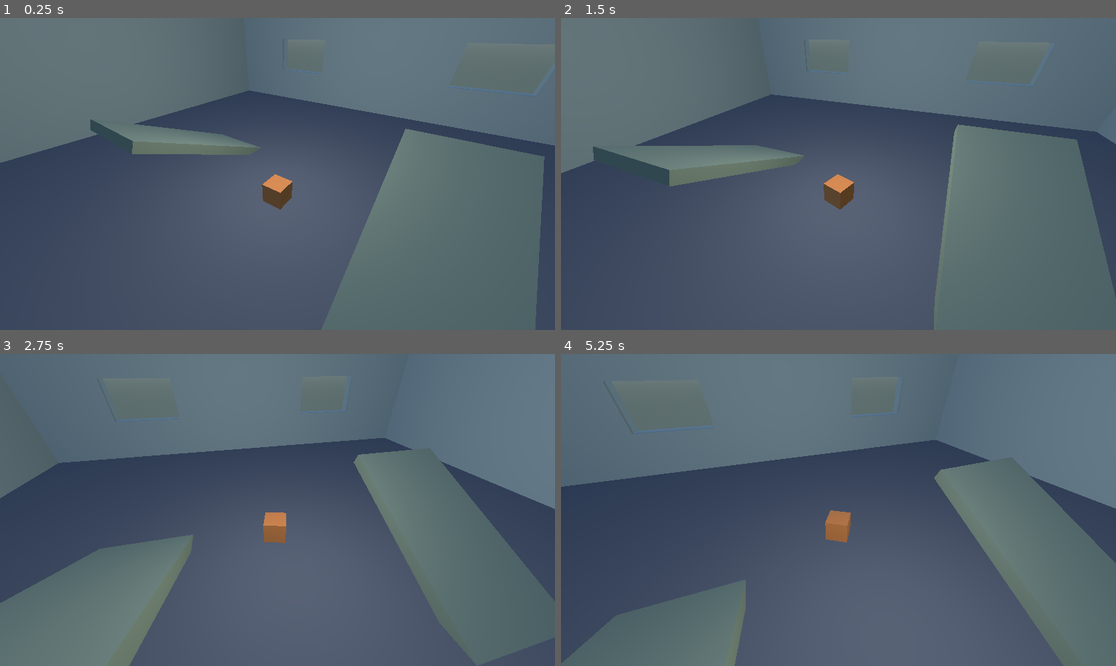
Above: before the commit, frames 1-4 (two rows, left to right).
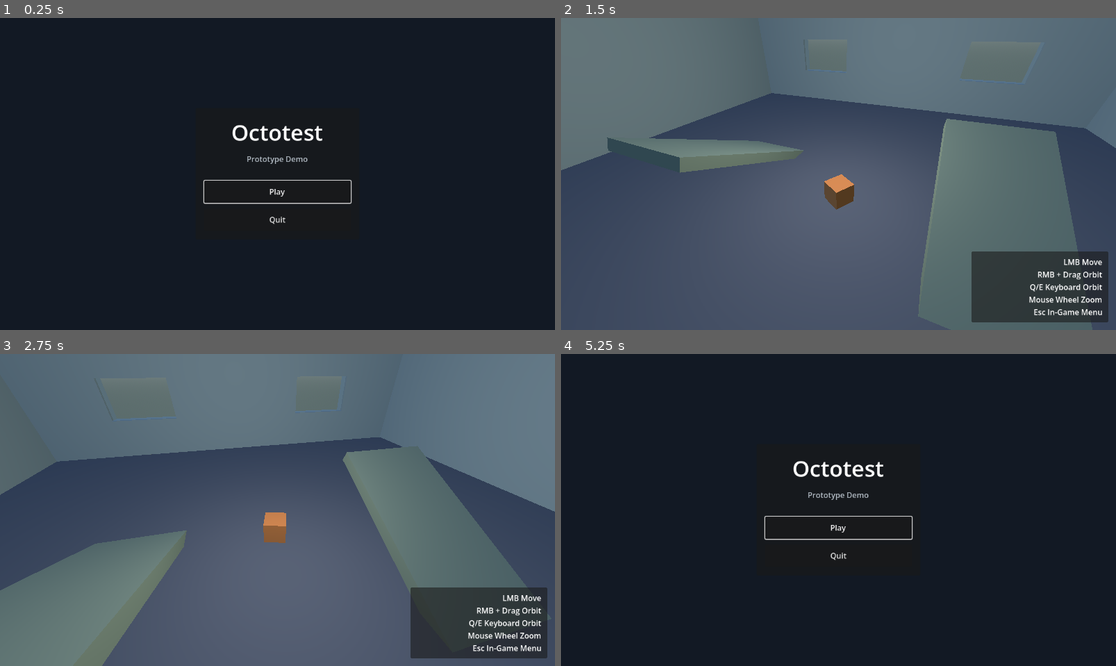
Above: after the commit, the same moments.

Repository: IzalithSky/octotest
Game: Godot game, scene res://scenes/main_menu.tscn
Same seed, same stepped clock (60 frames per second), same inputs: the game is played once before the commit and once after it. Before the commit the project starts from res://scenes/main.tscn.
Inputs (mouse positions are in pixels of both pictures, inside the frame that each line leads up to):
- Up to frame 1 (0.25 s): no input
- Up to frame 2 (1.5 s): click (838, 192) at 0.5 s, where only the run after the commit has a clickable "Play"; tap Enter at 1.25 s; move the mouse to (960, 158) at 1.27 s; hold E from 1.28 s (still down); click (960, 158) at 1.42 s
- Up to frame 3 (2.75 s): move the mouse to (166, 525) at 2.02 s; release E at 2.03 s; tap Q at 2.1 s; click (166, 525) at 2.17 s; tap E at 2.3 s
- Up to frame 4 (5.25 s): move the mouse to (894, 441) at 2.77 s; hold E 2.78-3.53 s; click (894, 441) at 2.92 s; move the mouse to (810, 572) at 3.52 s; tap E at 3.6, 4.55 s; click (810, 572) at 3.67 s; move the mouse to (1005, 556) at 4.27 s; hold Q 4.28-5 s; click (1005, 556) at 4.42 s; tap Escape at 4.9 s; click (838, 503) at 5 s, where only the run after the commit has a clickable "Main Menu"

The runs differ from the first frame. In frame 1, 100% of the frame differs, in the area x 0-100%, y 0-100%; in frame 2, 11%; in frame 3, 10%; in frame 4, 100%.

Commit message:
feat: add startup and in-game UI menus

Diff:
--- a/project.godot
+++ b/project.godot
@@ -11,7 +11,7 @@
 [application]
 
 config/name="octotest"
-run/main_scene="res://scenes/main.tscn"
+run/main_scene="res://scenes/main_menu.tscn"
 config/features=PackedStringArray("4.6", "GL Compatibility")
 config/icon="res://icon.png"
 
--- a/scenes/main.tscn
+++ b/scenes/main.tscn
@@ -416,3 +416,98 @@
 light_color = Color(1, 0.97, 0.92, 1)
 light_energy = 4.0
 omni_range = 42.0
+
+[node name="UI" type="CanvasLayer" parent="."]
+
+[node name="HUD" type="Control" parent="UI"]
+layout_mode = 3
+anchors_preset = 15
+anchor_right = 1.0
+anchor_bottom = 1.0
+grow_horizontal = 2
+grow_vertical = 2
+mouse_filter = 2
+
+[node name="HintPanel" type="PanelContainer" parent="UI/HUD"]
+layout_mode = 1
+anchors_preset = 12
+anchor_left = 1.0
+anchor_top = 1.0
+anchor_right = 1.0
+anchor_bottom = 1.0
+offset_left = -300.0
+offset_top = -122.0
+offset_right = -16.0
+offset_bottom = -16.0
+mouse_filter = 2
+
+[node name="HintMargin" type="MarginContainer" parent="UI/HUD/HintPanel"]
+layout_mode = 2
+theme_override_constants/margin_left = 12
+theme_override_constants/margin_top = 10
+theme_override_constants/margin_right = 12
+theme_override_constants/margin_bottom = 10
+mouse_filter = 2
+
+[node name="HintLabel" type="Label" parent="UI/HUD/HintPanel/HintMargin"]
+layout_mode = 2
+text = "LMB Move\nRMB + Drag Orbit\nQ/E Keyboard Orbit\nMouse Wheel Zoom\nEsc In-Game Menu"
+horizontal_alignment = 2
+vertical_alignment = 1
+mouse_filter = 2
+
+[node name="InGameMenu" type="Control" parent="UI"]
+visible = false
+layout_mode = 3
+anchors_preset = 15
+anchor_right = 1.0
+anchor_bottom = 1.0
+grow_horizontal = 2
+grow_vertical = 2
+
+[node name="MenuShade" type="ColorRect" parent="UI/InGameMenu"]
+layout_mode = 1
+anchors_preset = 15
+anchor_right = 1.0
+anchor_bottom = 1.0
+grow_horizontal = 2
+grow_vertical = 2
+color = Color(0, 0, 0, 0.44)
+
+[node name="MenuCenter" type="CenterContainer" parent="UI/InGameMenu"]
+layout_mode = 1
+anchors_preset = 15
+anchor_right = 1.0
+anchor_bottom = 1.0
+grow_horizontal = 2
+grow_vertical = 2
+
+[node name="MenuPanel" type="PanelContainer" parent="UI/InGameMenu/MenuCenter"]
+custom_minimum_size = Vector2(260, 0)
+layout_mode = 2
+
+[node name="MenuMargin" type="MarginContainer" parent="UI/InGameMenu/MenuCenter/MenuPanel"]
+layout_mode = 2
+theme_override_constants/margin_left = 14
+theme_override_constants/margin_top = 14
+theme_override_constants/margin_right = 14
+theme_override_constants/margin_bottom = 14
+
+[node name="MenuButtons" type="VBoxContainer" parent="UI/InGameMenu/MenuCenter/MenuPanel/MenuMargin"]
+layout_mode = 2
+theme_override_constants/separation = 10
+
+[node name="MenuTitle" type="Label" parent="UI/InGameMenu/MenuCenter/MenuPanel/MenuMargin/MenuButtons"]
+layout_mode = 2
+text = "In-Game Menu"
+horizontal_alignment = 1
+
+[node name="MainMenuButton" type="Button" parent="UI/InGameMenu/MenuCenter/MenuPanel/MenuMargin/MenuButtons"]
+custom_minimum_size = Vector2(0, 42)
+layout_mode = 2
+text = "Main Menu"
+
+[node name="QuitButton" type="Button" parent="UI/InGameMenu/MenuCenter/MenuPanel/MenuMargin/MenuButtons"]
+custom_minimum_size = Vector2(0, 42)
+layout_mode = 2
+text = "Quit"
--- /dev/null
+++ b/scenes/main_menu.tscn
@@ -0,0 +1,70 @@
+[gd_scene load_steps=2 format=3]
+
+[ext_resource type="Script" path="res://scripts/main_menu.gd" id="1_af74n"]
+
+[node name="MainMenu" type="Control"]
+layout_mode = 3
+anchors_preset = 15
+anchor_right = 1.0
+anchor_bottom = 1.0
+grow_horizontal = 2
+grow_vertical = 2
+script = ExtResource("1_af74n")
+
+[node name="Background" type="ColorRect" parent="."]
+layout_mode = 1
+anchors_preset = 15
+anchor_right = 1.0
+anchor_bottom = 1.0
+grow_horizontal = 2
+grow_vertical = 2
+color = Color(0.07, 0.1, 0.14, 1)
+
+[node name="CenterContainer" type="CenterContainer" parent="."]
+layout_mode = 1
+anchors_preset = 15
+anchor_right = 1.0
+anchor_bottom = 1.0
+grow_horizontal = 2
+grow_vertical = 2
+
+[node name="MenuPanel" type="PanelContainer" parent="CenterContainer"]
+custom_minimum_size = Vector2(340, 0)
+layout_mode = 2
+
+[node name="MenuMargin" type="MarginContainer" parent="CenterContainer/MenuPanel"]
+layout_mode = 2
+theme_override_constants/margin_left = 18
+theme_override_constants/margin_top = 18
+theme_override_constants/margin_right = 18
+theme_override_constants/margin_bottom = 18
+
+[node name="MenuButtons" type="VBoxContainer" parent="CenterContainer/MenuPanel/MenuMargin"]
+layout_mode = 2
+theme_override_constants/separation = 12
+
+[node name="Title" type="Label" parent="CenterContainer/MenuPanel/MenuMargin/MenuButtons"]
+layout_mode = 2
+text = "Octotest"
+horizontal_alignment = 1
+theme_override_font_sizes/font_size = 46
+
+[node name="Subtitle" type="Label" parent="CenterContainer/MenuPanel/MenuMargin/MenuButtons"]
+layout_mode = 2
+text = "Prototype Demo"
+horizontal_alignment = 1
+modulate = Color(0.85, 0.89, 0.93, 0.82)
+
+[node name="Spacer" type="Control" parent="CenterContainer/MenuPanel/MenuMargin/MenuButtons"]
+custom_minimum_size = Vector2(0, 10)
+layout_mode = 2
+
+[node name="PlayButton" type="Button" parent="CenterContainer/MenuPanel/MenuMargin/MenuButtons"]
+custom_minimum_size = Vector2(0, 46)
+layout_mode = 2
+text = "Play"
+
+[node name="QuitButton" type="Button" parent="CenterContainer/MenuPanel/MenuMargin/MenuButtons"]
+custom_minimum_size = Vector2(0, 46)
+layout_mode = 2
+text = "Quit"
--- a/scripts/main.gd
+++ b/scripts/main.gd
@@ -2,6 +2,7 @@
 
 
 const GROUND_COLLISION_MASK := 1 << 1
+const MAIN_MENU_SCENE_PATH := "res://scenes/main_menu.tscn"
 
 @export var orbit_sensitivity := 0.2
 @export var key_orbit_speed := 65.0
@@ -15,6 +16,10 @@
 @onready var camera_pitch: Node3D = $CameraPivot/CameraYaw/CameraPitch
 @onready var spring_arm: SpringArm3D = $CameraPivot/CameraYaw/CameraPitch/SpringArm3D
 @onready var camera: Camera3D = $CameraPivot/CameraYaw/CameraPitch/SpringArm3D/Camera3D
+@onready var hud_root: Control = $UI/HUD
+@onready var in_game_menu: Control = $UI/InGameMenu
+@onready var in_game_main_menu_button: Button = $UI/InGameMenu/MenuCenter/MenuPanel/MenuMargin/MenuButtons/MainMenuButton
+@onready var in_game_quit_button: Button = $UI/InGameMenu/MenuCenter/MenuPanel/MenuMargin/MenuButtons/QuitButton
 
 var _orbiting := false
 var _yaw := 35.0
@@ -24,10 +29,16 @@
 func _ready() -> void:
 	player.global_position = Vector3(0.0, 0.51, 0.0)
 	_apply_camera_angles()
+	_make_click_through(hud_root)
+	in_game_main_menu_button.pressed.connect(_on_main_menu_pressed)
+	in_game_quit_button.pressed.connect(_on_quit_pressed)
+	_set_in_game_menu_visible(false)
 
 
 func _physics_process(delta: float) -> void:
 	camera_pivot.global_position = player.global_position + Vector3(0.0, 1.0, 0.0)
+	if in_game_menu.visible:
+		return
 
 	if Input.is_key_pressed(KEY_Q):
 		_yaw += key_orbit_speed * delta
@@ -38,6 +49,14 @@
 
 
 func _unhandled_input(event: InputEvent) -> void:
+	if _is_escape_press(event):
+		_set_in_game_menu_visible(not in_game_menu.visible)
+		get_viewport().set_input_as_handled()
+		return
+
+	if in_game_menu.visible:
+		return
+
 	if event is InputEventMouseButton:
 		if event.button_index == MOUSE_BUTTON_LEFT and event.pressed:
 			var click_position: Vector3 = _raycast_to_ground(event.position)
@@ -75,3 +94,34 @@
 		return Vector3.INF
 
 	return result.position
+
+
+func _is_escape_press(event: InputEvent) -> bool:
+	if event is InputEventKey:
+		return event.pressed and not event.echo and event.keycode == KEY_ESCAPE
+	return false
+
+
+func _set_in_game_menu_visible(is_visible: bool) -> void:
+	in_game_menu.visible = is_visible
+	_orbiting = false
+	if is_visible:
+		in_game_main_menu_button.grab_focus()
+
+
+func _make_click_through(node: Node) -> void:
+	if node is Control:
+		(node as Control).mouse_filter = Control.MOUSE_FILTER_IGNORE
+
+	for child: Node in node.get_children():
+		_make_click_through(child)
+
+
+func _on_main_menu_pressed() -> void:
+	var error := get_tree().change_scene_to_file(MAIN_MENU_SCENE_PATH)
+	if error != OK:
+		push_error("Failed to load main menu scene: %s" % MAIN_MENU_SCENE_PATH)
+
+
+func _on_quit_pressed() -> void:
+	get_tree().quit()
--- /dev/null
+++ b/scripts/main_menu.gd
@@ -0,0 +1,28 @@
+extends Control
+
+
+const GAME_SCENE_PATH := "res://scenes/main.tscn"
+
+@onready var play_button: Button = $CenterContainer/MenuPanel/MenuMargin/MenuButtons/PlayButton
+@onready var quit_button: Button = $CenterContainer/MenuPanel/MenuMargin/MenuButtons/QuitButton
+
+
+func _ready() -> void:
+	play_button.pressed.connect(_on_play_pressed)
+	quit_button.pressed.connect(_on_quit_pressed)
+	play_button.grab_focus()
+
+
+func _unhandled_input(event: InputEvent) -> void:
+	if event is InputEventKey and event.pressed and not event.echo and event.keycode == KEY_ESCAPE:
+		_on_quit_pressed()
+
+
+func _on_play_pressed() -> void:
+	var error := get_tree().change_scene_to_file(GAME_SCENE_PATH)
+	if error != OK:
+		push_error("Failed to load game scene: %s" % GAME_SCENE_PATH)
+
+
+func _on_quit_pressed() -> void:
+	get_tree().quit()
Not shown, added: scripts/main_menu.gd.uid
Not shown, changed: docs/ARCHITECTURE.md
Not shown, changed: docs/DEVLOG.md
Not shown, changed: docs/PROCEDURES.md
Not shown, changed: docs/README.md
Not shown, changed: docs/TESTING.md
